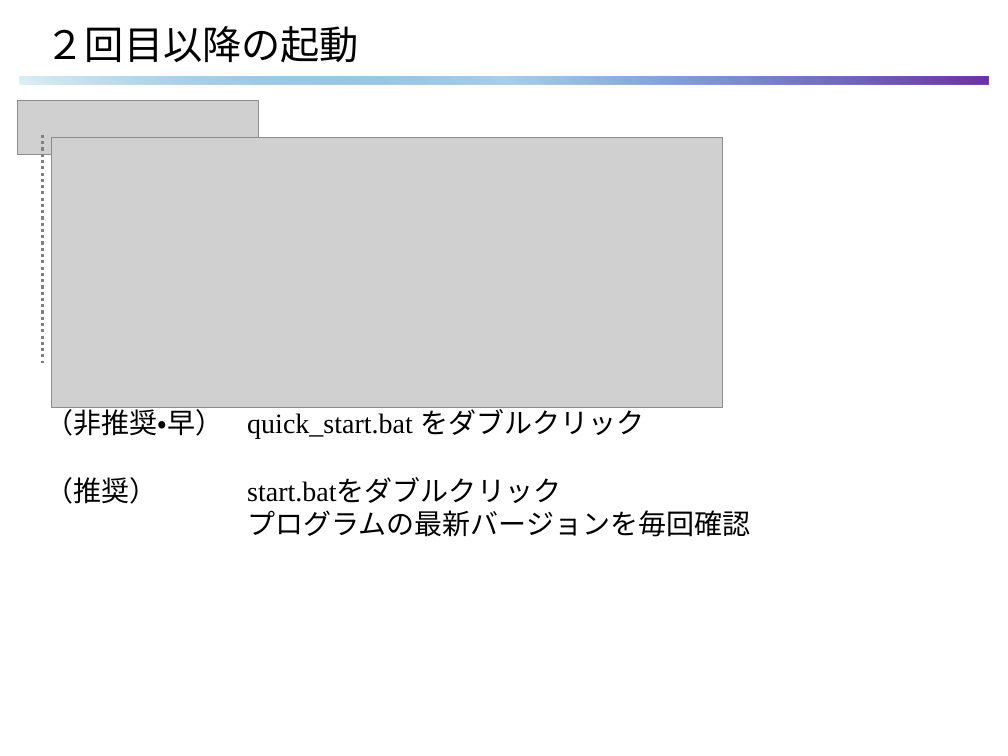
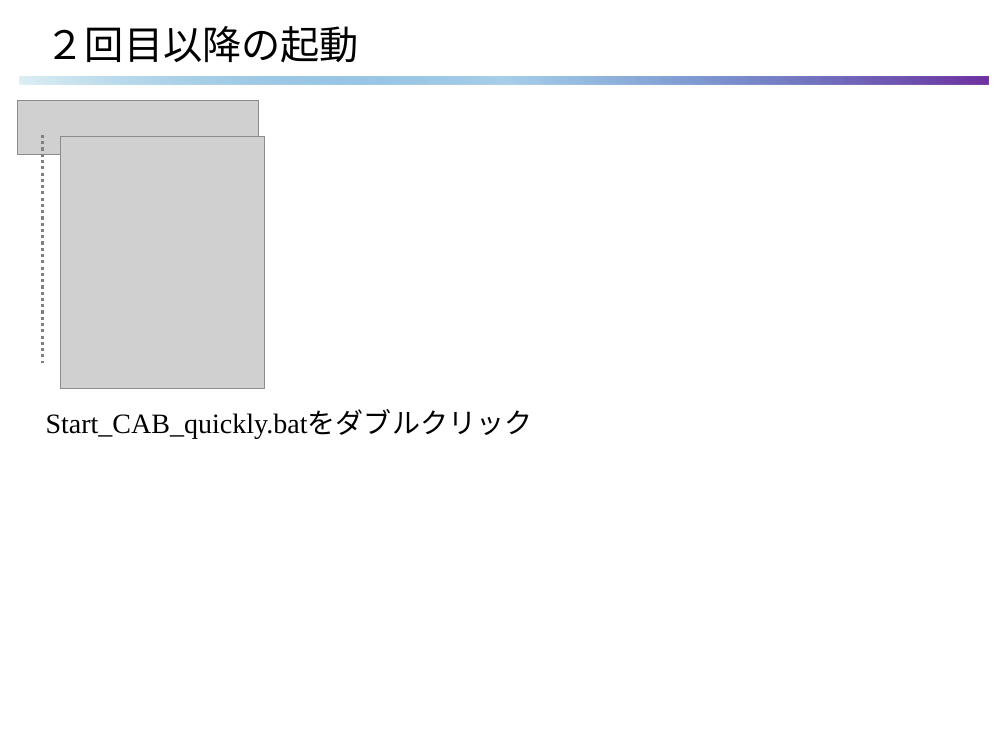
Before and after one commit to hori1537/CAB-Analyze-Bigdata, a slide deck: slide 8 of references/CAB.pptx. Drawn at 1008x756 pixels with LibreOffice and Linux fonts; fonts in the diff are those of the drawing; grey boxes stand for pictures. Boxes give left, top, right and bottom in pixels: in the first picture for what was removed or moved away, otherwise in the second. Text is boxed around its words. In the diff, an @@ line names an element or a change of style, - is before the commit and + after.

```diff
--- a/references/CAB.pptx
+++ b/references/CAB.pptx
@@ picture removed at (51, 138, 723, 408) @@
@@ picture added at (60, 136, 265, 388) @@
@@ text at (46, 412, 533, 439): text changed @@
-（非推奨・早） quick_start.bat をダブルクリック
-（推奨） start.batをダブルクリック
-プログラムの最新バージョンを毎回確認
+Start_CAB_quickly.batをダブルクリック
```
Also in this commit, not shown: 6 other slides changed, 2 slides added.
